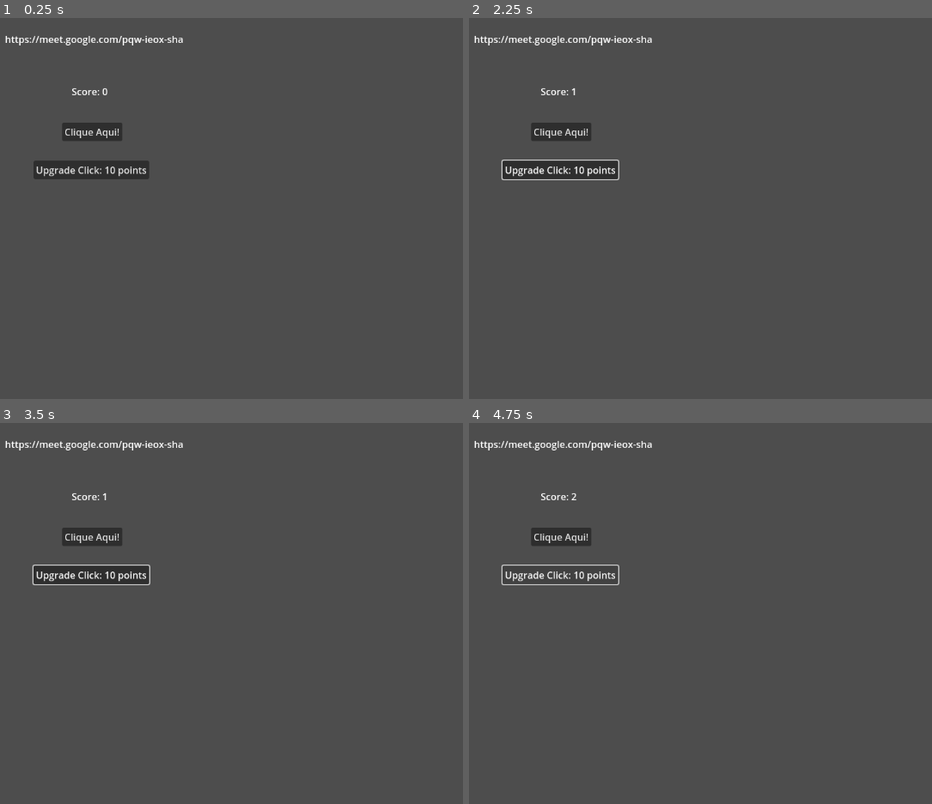
Above: before the commit, frames 1-4 (two rows, left to right).
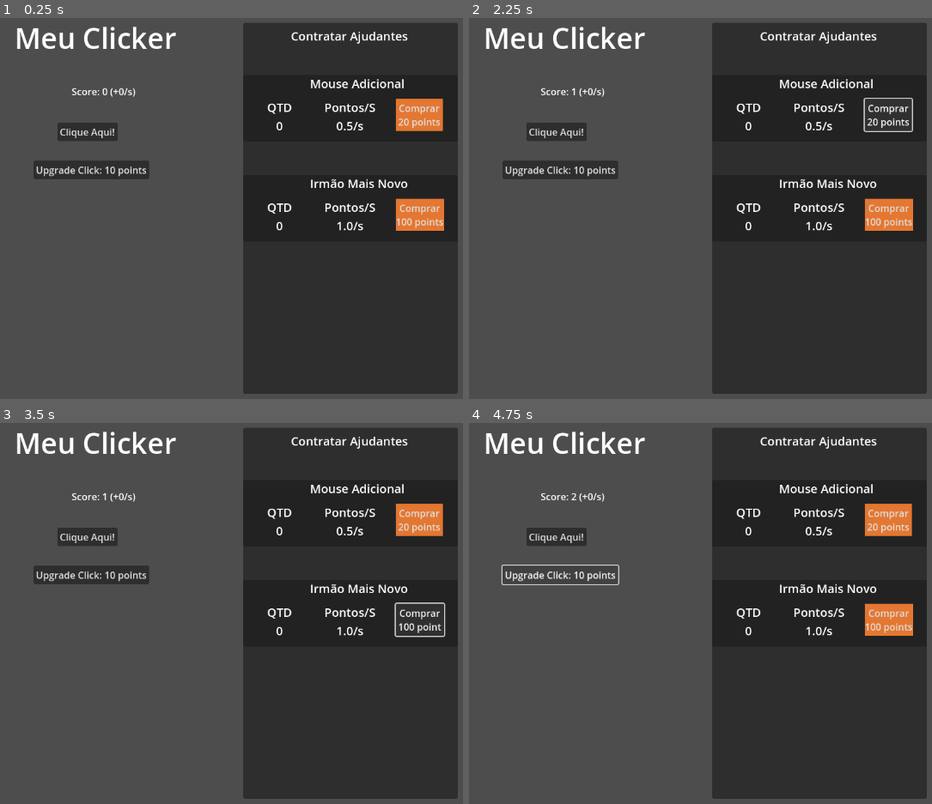
Above: after the commit, the same moments.

Repository: TarikPonciano/Tecnico-Jogos-Digitais-Sesc-1-Ano
Game: Godot game, scene res://clicker_game.tscn
Same seed, same stepped clock (60 frames per second), same inputs: the game is played once before the commit and once after it. The project has no main scene, so this scene is started directly.
Inputs (mouse positions are in pixels of both pictures, inside the frame that each line leads up to):
- Up to frame 1 (0.25 s): no input
- Up to frame 2 (2.25 s): click "Clique Aqui!" at 0.5 s; click "Upgrade Click: 10 points" at 1.25 s; click (890, 113) at 2 s, where only the run after the commit has a clickable "Comprar 20 points"
- Up to frame 3 (3.5 s): click (421, 621) at 2.75 s, where only the run after the commit has a clickable "Comprar 100 points"
- Up to frame 4 (4.75 s): click "Clique Aqui!" at 3.5 s; click "Upgrade Click: 10 points" at 4.25 s

The runs differ from the first frame. In frame 1, 46% of the frame differs, in the area x 1-99%, y 1-99%; in frame 2, 46%; in frame 3, 46%; in frame 4, 46%.

Commit message:
Clicker Manhã Final

Diff:
--- a/Turma 1º Manhã/Projetos Godot/clicker-manhã/clicker_game.gd
+++ b/Turma 1º Manhã/Projetos Godot/clicker-manhã/clicker_game.gd
@@ -4,9 +4,24 @@
 var power_click = 1
 var custo_upgrade_click = 10
 
+var power_passive = 0
+
+var qtd_ajudante1 = 0
+var custo_ajudante1 = 20
+
+var qtd_ajudante2 = 0
+var custo_ajudante2 = 100
+
+func _process(delta: float) -> void:
+	if Input.is_action_just_pressed("ui_accept"):
+		_on_botao_clicar_pressed()
+
+	if Input.is_action_just_pressed("botao_1"):
+		_on_comprar_ajudante_1_pressed()
+
 func _on_botao_clicar_pressed() -> void:
 	score += power_click
-	$RotuloScore.text = str("Score: ", score)
+	$RotuloScore.text = str("Score: ", score," (+",power_passive,"/s)")
 
 
 
@@ -19,6 +34,40 @@
 		custo_upgrade_click *= 1.2
 		custo_upgrade_click = int(custo_upgrade_click)
 
-		$RotuloScore.text = str("Score: ", score)
+		$RotuloScore.text = str("Score: ", score," (+",power_passive,"/s)")
 		$BotaoClicar.text = str("Clique Aqui! (+",power_click,")")
 		$BotaoUpgradeClick.text = str("Upgrade Click: ",custo_upgrade_click," points")
+
+
+func _on_comprar_ajudante_1_pressed() -> void:
+	if score >= custo_ajudante1:
+
+		score -= custo_ajudante1
+		custo_ajudante1 *= 1.3
+		custo_ajudante1 = int(custo_ajudante1)
+		qtd_ajudante1 += 1
+		power_passive += 0.5
+
+		$RotuloScore.text = str("Score: ", score," (+",power_passive,"/s)")
+		$MenuAjudantes/Ajudante1/ComprarAjudante1.text = str("Comprar\n",custo_ajudante1," points")
+		$MenuAjudantes/Ajudante1/QuantidadeAjudante1.text = str("QTD\n",qtd_ajudante1)
+
+
+
+func _on_timer_timeout() -> void:
+	score += power_passive
+	$RotuloScore.text = str("Score: ", score," (+",power_passive,"/s)")
+
+
+func _on_comprar_ajudante_2_pressed() -> void:
+	if score >= custo_ajudante2:
+
+		score -= custo_ajudante2
+		custo_ajudante2 *= 1.3
+		custo_ajudante2 = int(custo_ajudante2)
+		qtd_ajudante2 += 1
+		power_passive += 1.0
+
+		$RotuloScore.text = str("Score: ", score," (+",power_passive,"/s)")
+		$MenuAjudantes/Ajudante2/ComprarAjudante2.text = str("Comprar\n",custo_ajudante2," points")
+		$MenuAjudantes/Ajudante2/QuantidadeAjudante2.text = str("QTD\n",qtd_ajudante2)
--- a/Turma 1º Manhã/Projetos Godot/clicker-manhã/clicker_game.tscn
+++ b/Turma 1º Manhã/Projetos Godot/clicker-manhã/clicker_game.tscn
@@ -1,28 +1,115 @@
-[gd_scene load_steps=2 format=3 uid="uid://c06phnyj7i72e"]
+[gd_scene load_steps=10 format=3 uid="uid://c06phnyj7i72e"]
 
 [ext_resource type="Script" uid="uid://udsq6krfphxe" path="res://clicker_game.gd" id="1_l1c2j"]
+
+[sub_resource type="SystemFont" id="SystemFont_l1c2j"]
+font_names = PackedStringArray("Arial")
+
+[sub_resource type="StyleBoxFlat" id="StyleBoxFlat_2gcxp"]
+content_margin_left = 4.0
+content_margin_top = 4.0
+content_margin_right = 4.0
+content_margin_bottom = 4.0
+bg_color = Color(0.1, 0.1, 0.1, 0.3)
+corner_radius_top_left = 3
+corner_radius_top_right = 3
+corner_radius_bottom_right = 3
+corner_radius_bottom_left = 3
+corner_detail = 5
+
+[sub_resource type="StyleBoxFlat" id="StyleBoxFlat_5kaqi"]
+content_margin_left = 4.0
+content_margin_top = 4.0
+content_margin_right = 4.0
+content_margin_bottom = 4.0
+bg_color = Color(1, 1, 1, 0.75)
+draw_center = false
+border_width_left = 2
+border_width_top = 2
+border_width_right = 2
+border_width_bottom = 2
+corner_radius_top_left = 3
+corner_radius_top_right = 3
+corner_radius_bottom_right = 3
+corner_radius_bottom_left = 3
+corner_detail = 5
+expand_margin_left = 2.0
+expand_margin_top = 2.0
+expand_margin_right = 2.0
+expand_margin_bottom = 2.0
+
+[sub_resource type="StyleBoxFlat" id="StyleBoxFlat_3ob8g"]
+content_margin_left = 4.0
+content_margin_top = 4.0
+content_margin_right = 4.0
+content_margin_bottom = 4.0
+bg_color = Color(0.225, 0.225, 0.225, 0.6)
+corner_radius_top_left = 3
+corner_radius_top_right = 3
+corner_radius_bottom_right = 3
+corner_radius_bottom_left = 3
+corner_detail = 5
+
+[sub_resource type="StyleBoxFlat" id="StyleBoxFlat_l1c2j"]
+bg_color = Color(0.893391, 0.467704, 0.191359, 1)
+
+[sub_resource type="StyleBoxFlat" id="StyleBoxFlat_yqv28"]
+content_margin_left = 4.0
+content_margin_top = 4.0
+content_margin_right = 4.0
+content_margin_bottom = 4.0
+bg_color = Color(0, 0, 0, 0.6)
+corner_radius_top_left = 3
+corner_radius_top_right = 3
+corner_radius_bottom_right = 3
+corner_radius_bottom_left = 3
+corner_detail = 5
+
+[sub_resource type="SystemFont" id="SystemFont_kcwbx"]
+font_names = PackedStringArray("Comic Sans MS")
+
+[sub_resource type="Theme" id="Theme_2gcxp"]
+Button/colors/font_color = Color(0.875, 0.875, 0.875, 1)
+Button/colors/font_disabled_color = Color(0.875, 0.875, 0.875, 0.5)
+Button/colors/font_focus_color = Color(0.95, 0.95, 0.95, 1)
+Button/colors/font_hover_color = Color(0.95, 0.95, 0.95, 1)
+Button/colors/font_hover_pressed_color = Color(1, 1, 1, 1)
+Button/colors/font_outline_color = Color(0, 0, 0, 1)
+Button/colors/font_pressed_color = Color(1, 1, 1, 1)
+Button/colors/icon_disabled_color = Color(1, 1, 1, 0.4)
+Button/colors/icon_focus_color = Color(1, 1, 1, 1)
+Button/colors/icon_hover_color = Color(1, 1, 1, 1)
+Button/colors/icon_hover_pressed_color = Color(1, 1, 1, 1)
+Button/colors/icon_normal_color = Color(1, 1, 1, 1)
+Button/colors/icon_pressed_color = Color(1, 1, 1, 1)
+Button/constants/align_to_largest_stylebox = 0
+Button/constants/h_separation = 4
+Button/constants/icon_max_width = 0
+Button/constants/outline_size = 0
+Button/font_sizes/font_size = 16
+Button/fonts/font = SubResource("SystemFont_l1c2j")
+Button/styles/disabled = SubResource("StyleBoxFlat_2gcxp")
+Button/styles/focus = SubResource("StyleBoxFlat_5kaqi")
+Button/styles/hover = SubResource("StyleBoxFlat_3ob8g")
+Button/styles/normal = SubResource("StyleBoxFlat_l1c2j")
+Button/styles/pressed = SubResource("StyleBoxFlat_yqv28")
+Label/font_sizes/font_size = 20
+Label/fonts/font = SubResource("SystemFont_kcwbx")
 
 [node name="Clicker Game" type="Node2D"]
 script = ExtResource("1_l1c2j")
-
-[node name="Label" type="Label" parent="."]
-offset_left = 376.0
-offset_top = 24.0
-offset_right = 676.0
-offset_bottom = 47.0
-text = "https://meet.google.com/pqw-ieox-sha"
 
 [node name="RotuloScore" type="Label" parent="."]
 offset_left = 488.0
 offset_top = 112.0
 offset_right = 528.0
 offset_bottom = 135.0
-text = "Score: 0"
+text = "Score: 0 (+0/s)"
 
 [node name="BotaoClicar" type="Button" parent="."]
-offset_left = 472.0
+offset_left = 464.0
 offset_top = 176.0
-offset_right = 573.0
+offset_right = 565.0
 offset_bottom = 207.0
 text = "Clique Aqui!"
 
@@ -33,5 +120,119 @@
 offset_bottom = 271.0
 text = "Upgrade Click: 10 points"
 
+[node name="Label" type="Label" parent="."]
+offset_left = 392.0
+offset_right = 663.0
+offset_bottom = 67.0
+theme_override_font_sizes/font_size = 48
+text = "Meu Clicker"
+
+[node name="MenuAjudantes" type="Panel" parent="."]
+clip_contents = true
+offset_left = 776.0
+offset_top = 8.0
+offset_right = 1136.0
+offset_bottom = 632.0
+theme = SubResource("Theme_2gcxp")
+
+[node name="TituloMenuAjudantes" type="Label" parent="MenuAjudantes"]
+layout_mode = 0
+offset_left = 80.0
+offset_top = 8.0
+offset_right = 274.0
+offset_bottom = 37.0
+text = "Contratar Ajudantes"
+
+[node name="Ajudante1" type="Panel" parent="MenuAjudantes"]
+layout_mode = 0
+offset_top = 88.0
+offset_right = 360.0
+offset_bottom = 200.0
+
+[node name="TituloAjudante1" type="Label" parent="MenuAjudantes/Ajudante1"]
+layout_mode = 2
+offset_left = 112.0
+offset_right = 262.0
+offset_bottom = 29.0
+text = "Mouse Adicional"
+
+[node name="QuantidadeAjudante1" type="Label" parent="MenuAjudantes/Ajudante1"]
+layout_mode = 0
+offset_left = 40.0
+offset_top = 40.0
+offset_right = 80.0
+offset_bottom = 89.0
+text = "QTD
+0"
+horizontal_alignment = 1
+vertical_alignment = 1
+
+[node name="PontosAjudante1" type="Label" parent="MenuAjudantes/Ajudante1"]
+layout_mode = 0
+offset_left = 136.0
+offset_top = 40.0
+offset_right = 205.0
+offset_bottom = 89.0
+text = "Pontos/S
+0.5/s"
+horizontal_alignment = 1
+vertical_alignment = 1
+
+[node name="ComprarAjudante1" type="Button" parent="MenuAjudantes/Ajudante1"]
+offset_left = 256.0
+offset_top = 40.0
+offset_right = 335.0
+offset_bottom = 94.0
+text = "Comprar
+20 points"
+
+[node name="Ajudante2" type="Panel" parent="MenuAjudantes"]
+offset_top = 256.0
+offset_right = 360.0
+offset_bottom = 368.0
+
+[node name="TituloAjudante2" type="Label" parent="MenuAjudantes/Ajudante2"]
+layout_mode = 2
+offset_left = 112.0
+offset_right = 271.0
+offset_bottom = 29.0
+text = "Irmão Mais Novo"
+
+[node name="QuantidadeAjudante2" type="Label" parent="MenuAjudantes/Ajudante2"]
+layout_mode = 0
+offset_left = 40.0
+offset_top = 40.0
+offset_right = 80.0
+offset_bottom = 89.0
+text = "QTD
+0"
+horizontal_alignment = 1
+vertical_alignment = 1
+
+[node name="PontosAjudante2" type="Label" parent="MenuAjudantes/Ajudante2"]
+layout_mode = 0
+offset_left = 136.0
+offset_top = 40.0
+offset_right = 205.0
+offset_bottom = 89.0
+text = "Pontos/S
+1.0/s"
+horizontal_alignment = 1
+vertical_alignment = 1
+
+[node name="ComprarAjudante2" type="Button" parent="MenuAjudantes/Ajudante2"]
+offset_left = 256.0
+offset_top = 40.0
+offset_right = 335.0
+offset_bottom = 94.0
+text = "Comprar
+100 points"
+
+[node name="Timer" type="Timer" parent="."]
+autostart = true
+
 [connection signal="pressed" from="BotaoClicar" to="." method="_on_botao_clicar_pressed"]
 [connection signal="pressed" from="BotaoUpgradeClick" to="." method="_on_botao_upgrade_click_pressed"]
+[connection signal="pressed" from="MenuAjudantes/Ajudante1/ComprarAjudante1" to="." method="_on_comprar_ajudante_1_pressed"]
+[connection signal="pressed" from="MenuAjudantes/Ajudante2/ComprarAjudante2" to="." method="_on_comprar_ajudante_2_pressed"]
+[connection signal="timeout" from="Timer" to="." method="_on_timer_timeout"]
--- /dev/null
+++ b/Turma 1º Manhã/Projetos Godot/clicker-manhã/global.gd
@@ -0,0 +1,4 @@
+extends Node
+
+
+var teste = "OI"
--- a/Turma 1º Manhã/Projetos Godot/clicker-manhã/project.godot
+++ b/Turma 1º Manhã/Projetos Godot/clicker-manhã/project.godot
@@ -14,6 +14,18 @@
 config/features=PackedStringArray("4.4", "Mobile")
 config/icon="res://icon.svg"
 
+[autoload]
+
+Global="*res://global.gd"
+
+[input]
+
+botao_1={
+"deadzone": 0.2,
+"events": [Object(InputEventKey,"resource_local_to_scene":false,"resource_name":"","device":-1,"window_id":0,"alt_pressed":false,"shift_pressed":false,"ctrl_pressed":false,"meta_pressed":false,"pressed":false,"keycode":0,"physical_keycode":49,"key_label":0,"unicode":49,"location":0,"echo":false,"script":null)
+]
+}
+
 [rendering]
 
 renderer/rendering_method="mobile"
Not shown, added: Turma 1º Manhã/Projetos Godot/clicker-manhã/global.gd.uid
Not shown, added: Turma 1º Manhã/Projetos Godot/clicker-manhã-final.zip
Not shown, added: Turma 1º Manhã/Projetos Godot/clicker-manhã.zip
